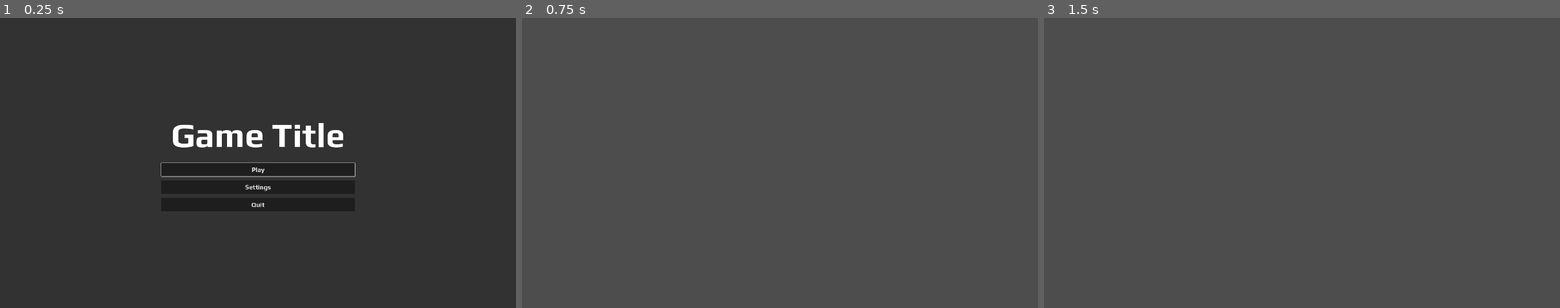
Above: before the commit, frames 1-3 (left to right).
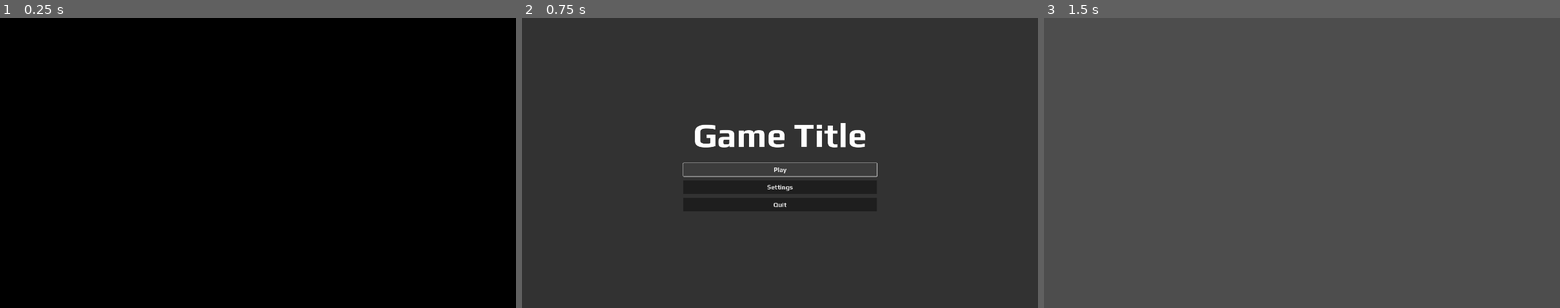
Above: after the commit, the same moments.

Repository: KevinGeertjens/Lux
Game: Godot game, scene res://scenes/menus/splash_screen_manager/splash_screen_manager.tscn
The game is run twice, just before and just after one commit, with the same random seed, the same clock (stepped at 60 frames per second) and the same inputs. Before the commit the project starts from res://scenes/menus/main_menu/main_menu.tscn.
Inputs (mouse positions are in pixels of both pictures, inside the frame that each line leads up to):
- Up to frame 1 (0.25 s): no input
- Up to frame 2 (0.75 s): click (780, 168) at 0.5 s, where only the run before the commit has a clickable "Play"
- Up to frame 3 (1.5 s): click (1302, 168) at 1.25 s, where only the run after the commit has a clickable "Play"

The runs differ from the first frame. In frame 1, 100% of the frame differs, in the area x 0-100%, y 0-100%; in frame 2, 98%; in frame 3, nothing differs.

Commit message:
Splash Screen Manager

Diff:
--- a/project.godot
+++ b/project.godot
@@ -11,9 +11,10 @@
 [application]
 
 config/name="Lux Game Template"
-run/main_scene="uid://cx87h04vsqr1s"
+run/main_scene="uid://bj4iebdcykfo1"
 config/features=PackedStringArray("4.4", "Forward Plus")
-boot_splash/image="uid://fw1wb517thso"
+boot_splash/bg_color=Color(0, 0, 0, 1)
+boot_splash/show_image=false
 
 [autoload]
 
--- /dev/null
+++ b/scenes/menus/splash_screen_manager/splash_screen_manager.gd
@@ -0,0 +1,37 @@
+extends Control
+
+@export var nextScene: PackedScene
+@export var startTime: float = 0.5
+@export var fadeInTime: float = 1.0
+@export var pauseTime: float = 1.5
+@export var fadeOutTime: float = 1.0
+@export var endTime: float = 0.5
+
+@onready var splashScreenContainer: CenterContainer = $SplashScreenContainer
+
+var _splashScreens: Array
+
+func _ready() -> void:
+	_get_screens()
+	_fade()
+
+func _process(_delta: float) -> void:
+	if Input.is_anything_pressed():
+		SceneManager.change_scene(nextScene)
+
+func _get_screens() -> void:
+	_splashScreens = splashScreenContainer.get_children()
+	for screen: TextureRect in _splashScreens:
+		screen.modulate.a = 0.0
+
+func _fade() -> void:
+	for screen: TextureRect in _splashScreens:
+		var tween := create_tween()
+		tween.tween_interval(startTime)
+		tween.tween_property(screen, "modulate:a", 1.0, fadeInTime)
+		tween.tween_interval(pauseTime)
+		tween.tween_property(screen, "modulate:a", 0.0, fadeOutTime)
+		tween.tween_interval(endTime)
+		await tween.finished
+
+	SceneManager.change_scene(nextScene)
--- /dev/null
+++ b/scenes/menus/splash_screen_manager/splash_screen_manager.tscn
@@ -0,0 +1,37 @@
+[gd_scene load_steps=4 format=3 uid="uid://bj4iebdcykfo1"]
+
+[ext_resource type="Script" uid="uid://dbr67vnhlgqja" path="res://scenes/menus/splash_screen_manager/splash_screen_manager.gd" id="1_iphmr"]
+[ext_resource type="PackedScene" uid="uid://cx87h04vsqr1s" path="res://scenes/menus/main_menu/main_menu.tscn" id="2_843ao"]
+[ext_resource type="Texture2D" uid="uid://c76a4wid4kkhj" path="res://assets/images/splash_screens/godot_dark.png" id="3_843ao"]
+
+[node name="SplashScreenManager" type="Control"]
+layout_mode = 3
+anchors_preset = 15
+anchor_right = 1.0
+anchor_bottom = 1.0
+grow_horizontal = 2
+grow_vertical = 2
+script = ExtResource("1_iphmr")
+nextScene = ExtResource("2_843ao")
+pauseTime = 2.0
+
+[node name="BackgroundColor" type="ColorRect" parent="."]
+layout_mode = 1
+anchors_preset = 15
+anchor_right = 1.0
+anchor_bottom = 1.0
+grow_horizontal = 2
+grow_vertical = 2
+color = Color(0, 0, 0, 1)
+
+[node name="SplashScreenContainer" type="CenterContainer" parent="."]
+layout_mode = 1
+anchors_preset = 15
+anchor_right = 1.0
+anchor_bottom = 1.0
+grow_horizontal = 2
+grow_vertical = 2
+
+[node name="Screen1" type="TextureRect" parent="SplashScreenContainer"]
+layout_mode = 2
+texture = ExtResource("3_843ao")
Binary file removed: assets/images/splash_screen.png
Binary file added: assets/images/splash_screens/godot_blue_gradient.png
Not shown, changed: assets/images/splash_screens/godot_blue_gradient.png.import
Binary file added: assets/images/splash_screens/godot_dark.png
Not shown, added: assets/images/splash_screens/godot_dark.png.import
Binary file added: assets/images/splash_screens/godot_pink_gradient.png
Not shown, added: assets/images/splash_screens/godot_pink_gradient.png.import
Not shown, added: scenes/menus/splash_screen_manager/splash_screen_manager.gd.uid
